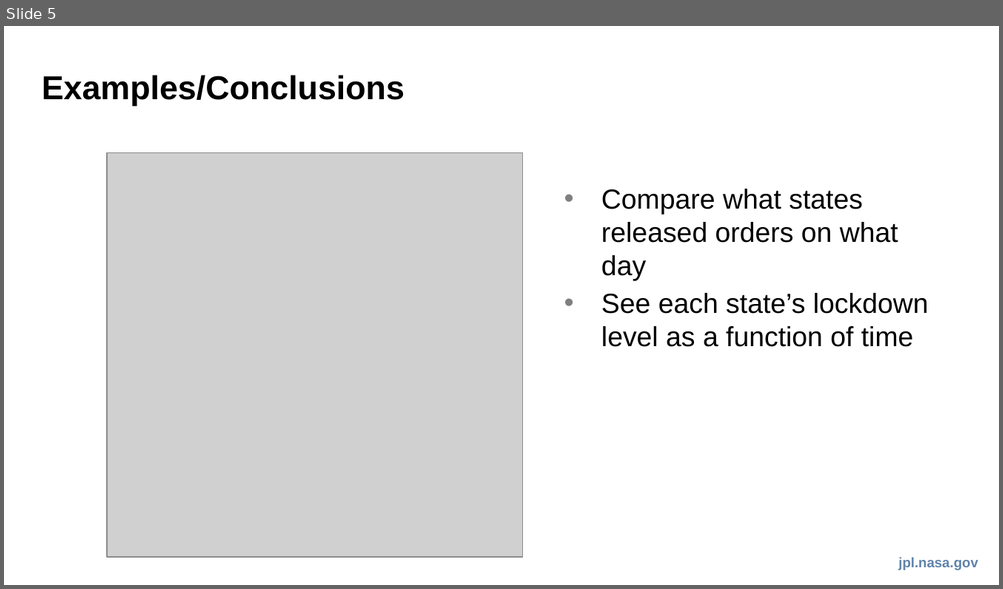
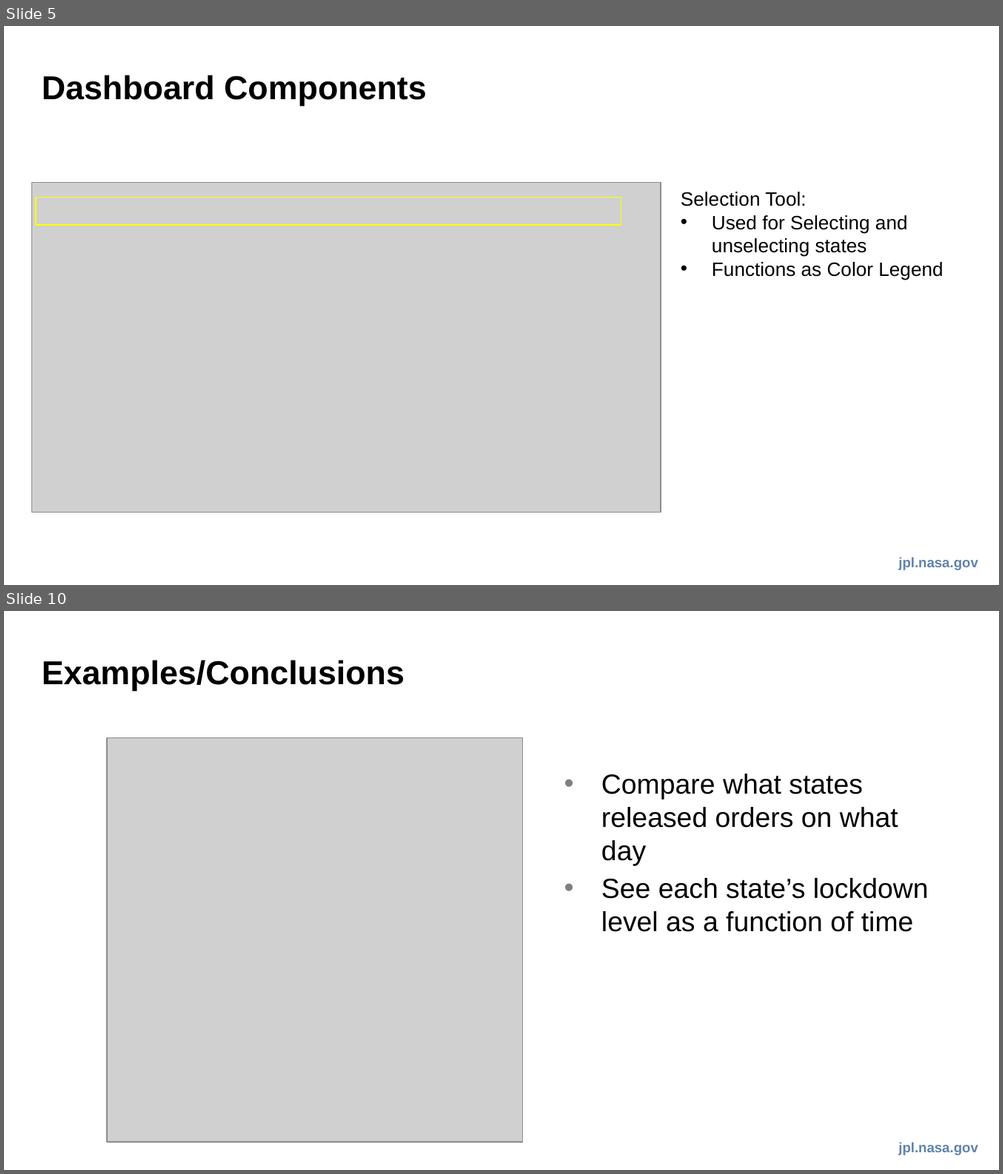
Before and after one commit to ericjunkins/covid-19-us-states, a slide deck: pptx/covid_us_dashboard.pptx. Shown one above the other, each under a label of ours: slide 5 before the commit, slides 5 and 10 after it; the slides between them are not shown. The pictures are 1003x589 and 1003x1174 pixels, drawn with LibreOffice and Linux fonts; fonts in the diff are those of the drawing; grey boxes stand for pictures. Boxes give left, top, right and bottom in pixels: in the first picture for what was removed or moved away, otherwise in the second. Text is boxed around its words. In the diff, an @@ line names an element or a change of style, - is before the commit and + after.

Commit message:
updating legend for orders

```diff
--- a/pptx/covid_us_dashboard.pptx
+++ b/pptx/covid_us_dashboard.pptx
@@ slide 5 added at [4,26,999,585], background #FFFFFF; not listed: 1 template element that a slide beside it also shows @@
@@ title added at [42,75,427,106], 24 pt, text #000000, bold @@
+Dashboard Components
@@ picture added at [32,182,660,512] @@
@@ rectangle added at [36,197,620,225], outline #FFFF00 0.75 pt @@
@@ text added at [680,192,942,280], 14 pt, text #000000 @@
+Selection Tool:
+• Used for Selecting and unselecting states
+• Functions as Color Legend
@@ what was slide 5 is now slide 10 @@
```
Also in this commit, not shown: 3 slides changed, 4 other slides added, 1 other file.
